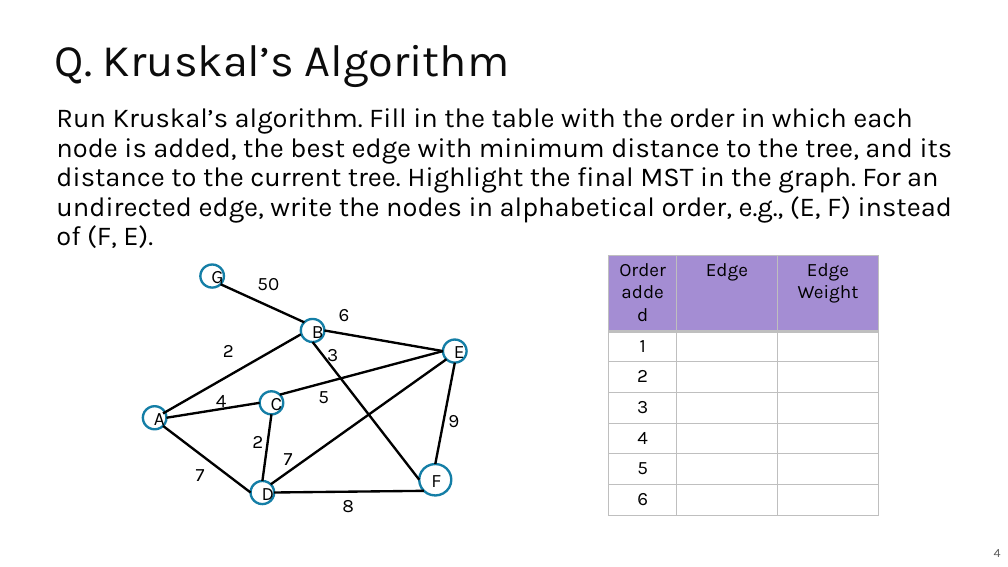
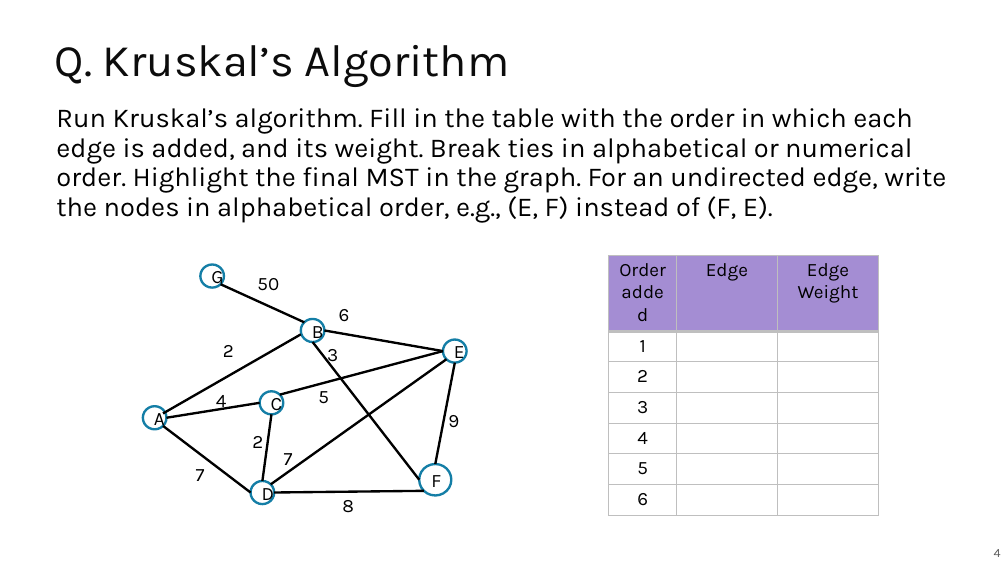
Before and after one commit to guhofstra/CSC111Fa25, a slide deck: slide 4 of PPTs/Lecture 14 Exercises ANS.pptx. Drawn at 1008x567 pixels with LibreOffice and Linux fonts; fonts in the diff are those of the drawing. Boxes give left, top, right and bottom in pixels: in the first picture for what was removed or moved away, otherwise in the second. Text is boxed around its words. In the diff, an @@ line names an element or a change of style, - is before the commit and + after.

```diff
--- a/PPTs/Lecture 14 Exercises ANS.pptx
+++ b/PPTs/Lecture 14 Exercises ANS.pptx
@@ text at [56,108,946,223]: text changed @@
-Run Kruskal’s algorithm. Fill in the table with the order in which each node is added, the best edge with minimum distance to the tree, and its distance to the current tree. Highlight the final MST in the graph. For an undirected edge, write the nodes in alphabetical order, e.g., (E, F) instead of (F, E).
+Run Kruskal’s algorithm. Fill in the table with the order in which each edge is added, and its weight. Break ties in alphabetical or numerical order. Highlight the final MST in the graph. For an undirected edge, write the nodes in alphabetical order, e.g., (E, F) instead of (F, E).
```
Also in this commit, not shown: 1 other slide changed, 7 other files.
